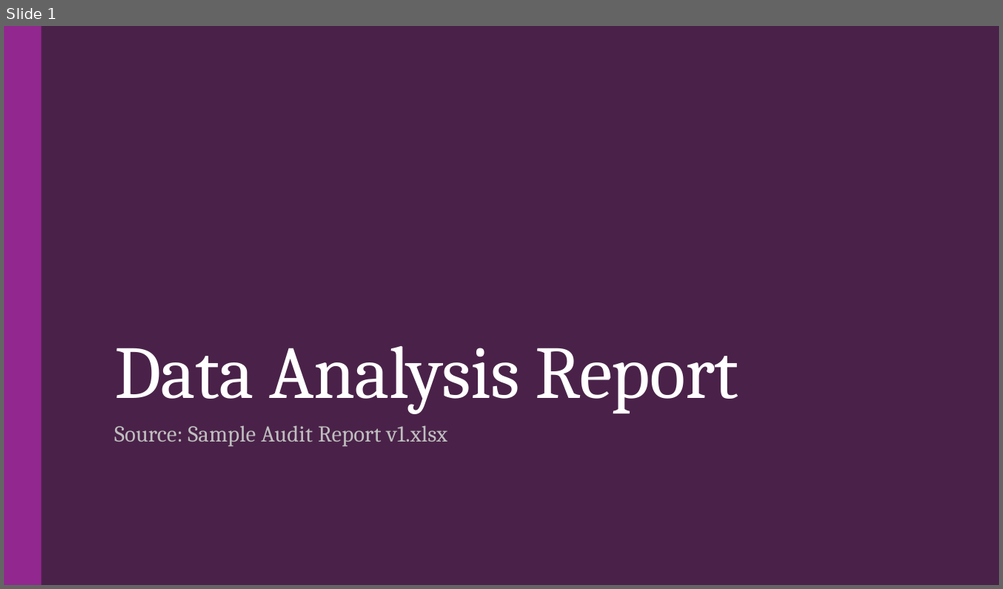
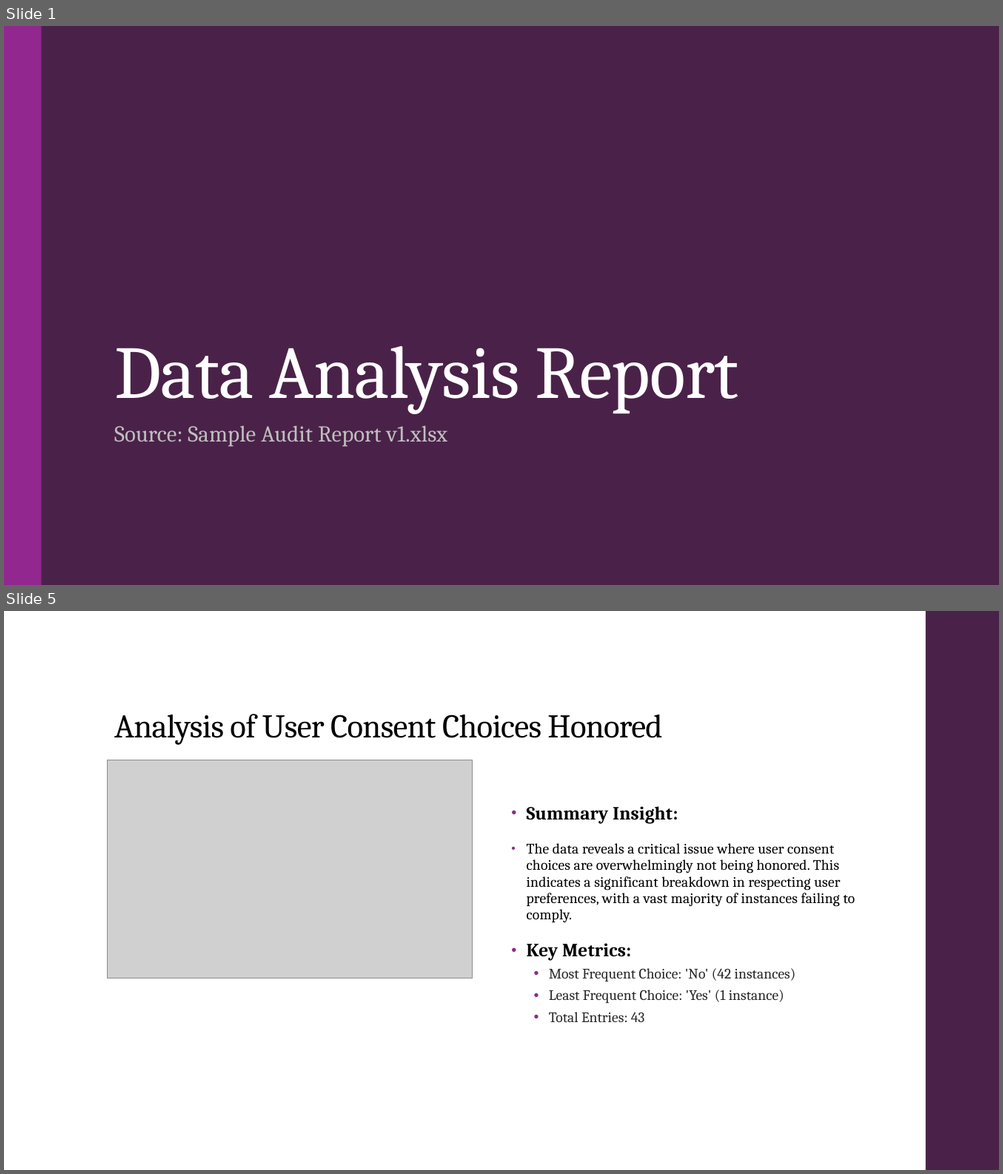
Before and after one commit to droy117/GT_Assignment_PPT_Ex, a slide deck: Debak/Data_Analysis_Report_Report.pptx. Shown one above the other, each under a label of ours: slide 1 before the commit, slides 1 and 5 after it; the slides between them are not shown. The pictures are 1003x589 and 1003x1174 pixels, drawn with LibreOffice and Linux fonts; fonts in the diff are those of the drawing; grey boxes stand for pictures. Boxes give left, top, right and bottom in pixels: in the first picture for what was removed or moved away, otherwise in the second. Text is boxed around its words. In the diff, an @@ line names an element or a change of style, - is before the commit and + after.

Commit message:
add AI insights

```diff
--- a/Debak/Data_Analysis_Report_Report.pptx
+++ b/Debak/Data_Analysis_Report_Report.pptx
@@ slide 5 added at bbox=[4, 611, 999, 1170], background #FFFFFF @@
@@ rectangle added at bbox=[925, 611, 999, 1170], fill #4A2249 @@
@@ title added at bbox=[114, 714, 662, 745], 32 pt, text #000000 @@
+Analysis of User Consent Choices Honored
@@ picture added at bbox=[107, 760, 472, 979] @@
@@ text added at bbox=[526, 806, 855, 1022], 14 pt, text #000000 @@
+• Summary Insight:
+• The data reveals a critical issue where user consent choices are overwhelmingly not being honored. This indicates a significant breakdown in respecting user preferences, with a vast majority of instances failing to comply.
+• Key Metrics:
+  • Most Frequent Choice: 'No' (42 instances)
+  • Least Frequent Choice: 'Yes' (1 instance)
+  • Total Entries: 43
```
Also in this commit, not shown: 3 slides changed, 10 other slides added, 9 slides removed, 6 other files.
